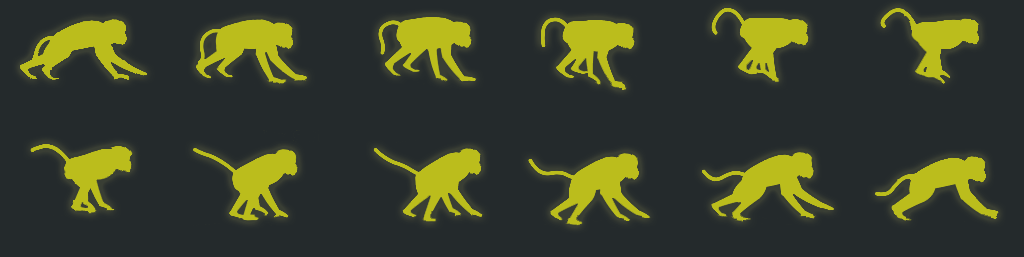
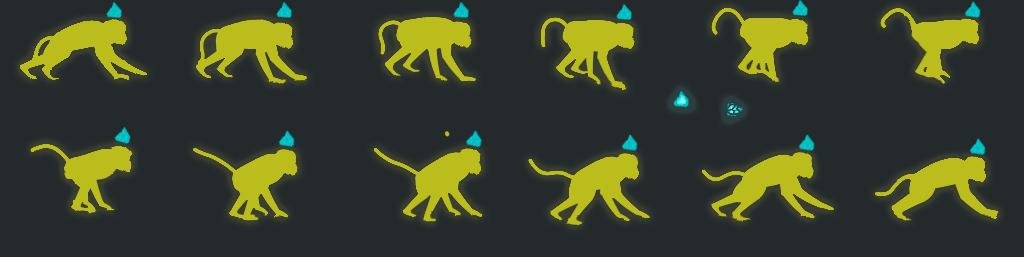
Layers edited between the first and the second 1024 x 257 image:
renamed "singe_12 copie 2" to "singe_12", moved it above "singe_11", painted on it over [878,138,1000,222]
renamed "singe_11 copie 2" to "singe_11", moved it above "singe_10", painted on it over [702,134,833,223]
renamed "singe_10 copie 2" to "singe_10", moved it above "singe_09", painted on it over [528,134,649,228]
renamed "singe_09 copie 2" to "singe_09", moved it above "singe_08", painted on it over [374,130,484,224]
renamed "singe_08 copie 2" to "singe_08", moved it above "singe_07", painted on it over [194,130,300,224]
renamed "singe_07 copie 2" to "singe_07", moved it above "singe_06", painted on it over [31,126,135,216]
renamed "singe_06 copie 2" to "singe_06", moved it above "singe_05", painted on it over [879,1,982,83]
renamed "singe_05 copie 2" to "singe_05", moved it above "Calque 16", painted on it over [709,0,811,83]
added layer "Calque 16" above "Calque 15" over [726,98,744,122]
added layer "Calque 15" above "singe_04" over [670,90,694,108]
renamed "singe_04 copie 2" to "singe_04", moved it above "singe_03", painted on it over [538,3,637,92]
renamed "singe_03 copie 2" to "singe_03", moved it above "singe_02", painted on it over [376,1,474,84]
renamed "singe_02 copie 2" to "singe_02", moved it above "singe_01", painted on it over [194,1,307,86]
renamed "singe_01 copie 2" to "singe_01", painted on it over [18,1,146,82]
added layer "particules" above "anim" over [444,130,450,137]
